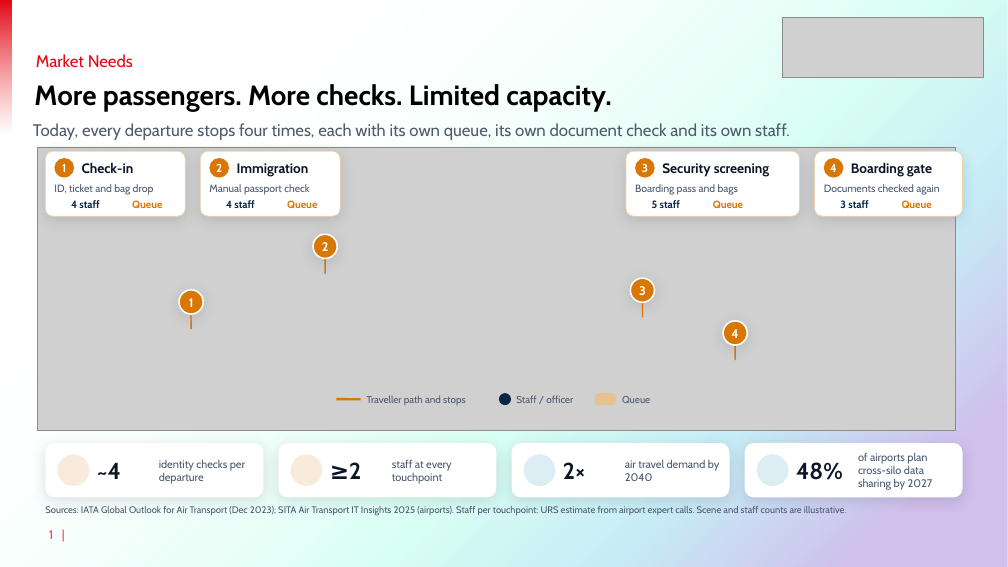
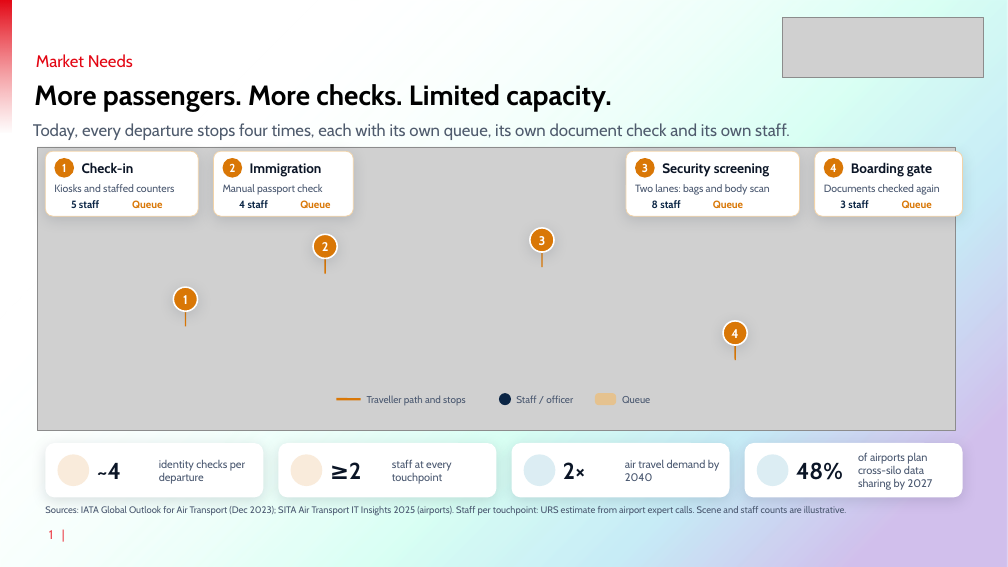
Before and after one commit to qinyuansg/sgqy, a slide deck: slide 1 of FastPass_Deck/FastPass_Slide2_Today_Journey.pptx. Drawn at 1008x567 pixels with LibreOffice and Linux fonts; fonts in the diff are those of the drawing; grey boxes stand for pictures; background and template pictures are left out. Boxes give left, top, right and bottom in pixels: in the first picture for what was removed or moved away, otherwise in the second. Text is boxed around its words. In the diff, an @@ line names an element or a change of style, - is before the commit and + after.

```diff
--- a/FastPass_Deck/FastPass_Slide2_Today_Journey.pptx
+++ b/FastPass_Deck/FastPass_Slide2_Today_Journey.pptx
@@ rounded rectangle: place and size @@
-rounded rectangle at (45,151,185,216)
+rounded rectangle at (45,151,198,216)
@@ 5 texts, 1 ellipse, 1 rounded rectangle: place and size @@
-5 texts, 1 ellipse, 1 rounded rectangle at (200,151,340,216)
+5 texts, 1 ellipse, 1 rounded rectangle at (213,151,353,216)
@@ text at (54,184,174,192): text changed @@
-ID, ticket and bag drop
+Kiosks and staffed counters
@@ text at (71,200,99,208): text changed @@
-4 staff
+5 staff
@@ text at (635,184,770,195): text changed @@
-Boarding pass and bags
+Two lanes: bags and body scan
@@ text at (652,200,680,208): text changed @@
-5 staff
+8 staff
@@ 1 text, 1 line, 1 ellipse: place and size @@
-1 text, 1 line, 1 ellipse at (631,278,655,318)
+1 text, 1 line, 1 ellipse at (530,228,554,267)
@@ text "1": place and size @@
-text "1" at (189,298,194,307)
+text "1" at (183,295,188,304)
@@ ellipse: place and size @@
-ellipse at (179,290,203,314)
+ellipse at (173,287,197,312)
@@ line moved from (191, 313) - (191, 329) to (185, 311) - (185, 327) @@
```
Also in this commit, not shown: 1 other file.
